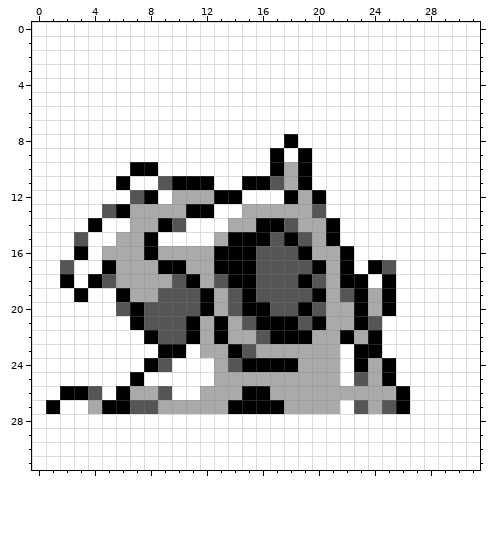
One commit to this pixel-art sprite: gfx/pokemon/back/nidoranmb.png. The picture above is the old version.
The file is 32x32 pixels.
Once edited:
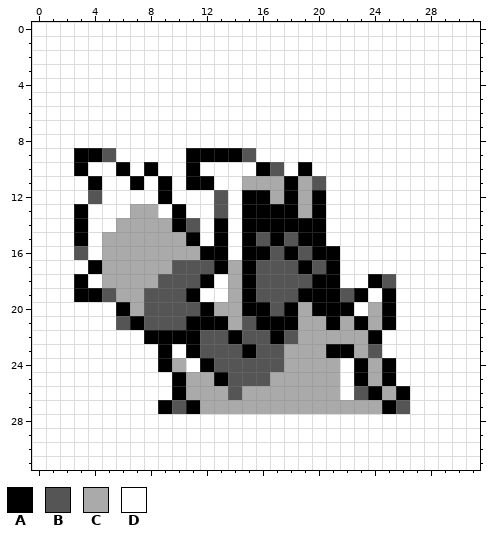
Palette (. is transparent): A #000000  B #555555  C #aaaaaa  D #ffffff
From the commit log: hopefully the nidorans have different backsprites now
Difference:
@@ x 0..31 @@
  7 DDDDDDDDDDDDDDDDDDDDDDDDDDDDDDDD
- 8 DDDDDDDDDDDDDDDDDDADDDDDDDDDDDDD
- 9 DDDDDDDDDDDDDDDDDADADDDDDDDDDDDD
-10 DDDDDDDAADDDDDDDDACADDDDDDDDDDDD
-11 DDDDDDADDBAAADDAABCADDDDDDDDDDDD
-12 DDDDDDDBADCCCAADDDACADDDDDDDDDDD
-13 DDDDDBACCCCAADDCCCCCBDDDDDDDDDDD
-14 DDDDADDCCABDDDCCAABCCADDDDDDDDDD
-15 DDDBDDCCADDDDCAAABABCADDDDDDDDDD
-16 DDDADCCCACCCCAAABBBACCADDDDDDDDD
-17 DDBDDACCCAACCAAABBBBACADABDDDDDD
-18 DDADABCCCCBACBAABBBABCAADADDDDDD
-19 DDDADDACCBBBACBABBBBACBACADDDDDD
-20 DDDDDDBABBBBACBAABBABCCACADDDDDD
-21 DDDDDDDABBBACACBAAABACCABDDDDDDD
-22 DDDDDDDDABBACACCBAAACCACADDDDDDD
-23 DDDDDDDDDAADCCABCCCCCCDAADDDDDDD
-24 DDDDDDDDABDDDCBAAAACCCDACADDDDDD
-25 DDDDDDDADDDDDCCCCCCCCCDBCADDDDDD
-26 DDAABDACCBDDCCCAACCCCCCCCCADDDDD
-27 DADDCAABBCCCCCAAAACCCCDBCBADDDDD
+ 8 DDDDDDDDDDDDDDDDDDDDDDDDDDDDDDDD
+ 9 DDDAABDDDDDAAAABDDDDDDDDDDDDDDDD
+10 DDDADDADADDADDDDABDADDDDDDDDDDDD
+11 DDDDADDADADAADDCCCACBDDDDDDDDDDD
+12 DDDDBDDDDADDDBDAACACADDDDDDDDDDD
+13 DDDADDDCCDADDBDAAAACADDDDDDDDDDD
+14 DDDADDCCCCABDADAAAAAADDDDDDDDDDD
+15 DDDADCCCCCCADADABABAADDDDDDDDDDD
+16 DDDBDCCCCCCCAADAABABAADDDDDDDDDD
+17 DDDDACCCCCBBBACABBBABADDDDDDDDDD
+18 DDDADCCCCBBBADCABBBBAADDABDDDDDD
+19 DDDAABCCBBBADDCABBBAAABADADDDDDD
+20 DDDDDDACBBBBACCAABACAAADCADDDDDD
+21 DDDDDDBABBBAAACBAAACCACACADDDDDD
+22 DDDDDDDDAAAABBABBABCCCCCADDDDDDD
+23 DDDDDDDDDADABBBABBCCCAACBDDDDDDD
+24 DDDDDDDDDACDABBBBBCCCCDACADDDDDD
+25 DDDDDDDDDDACCABBBCCCCCDACADDDDDD
+26 DDDDDDDDDDACCCBCCCCCCCDBACADDDDD
+27 DDDDDDDDDABACCCCCCCCCCCCCABDDDDD
 28 DDDDDDDDDDDDDDDDDDDDDDDDDDDDDDDD
